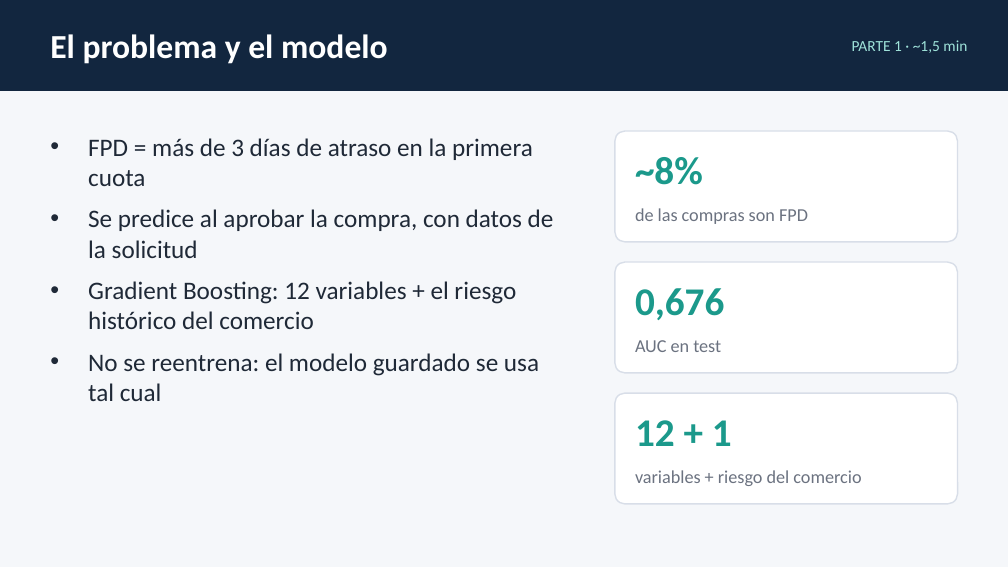
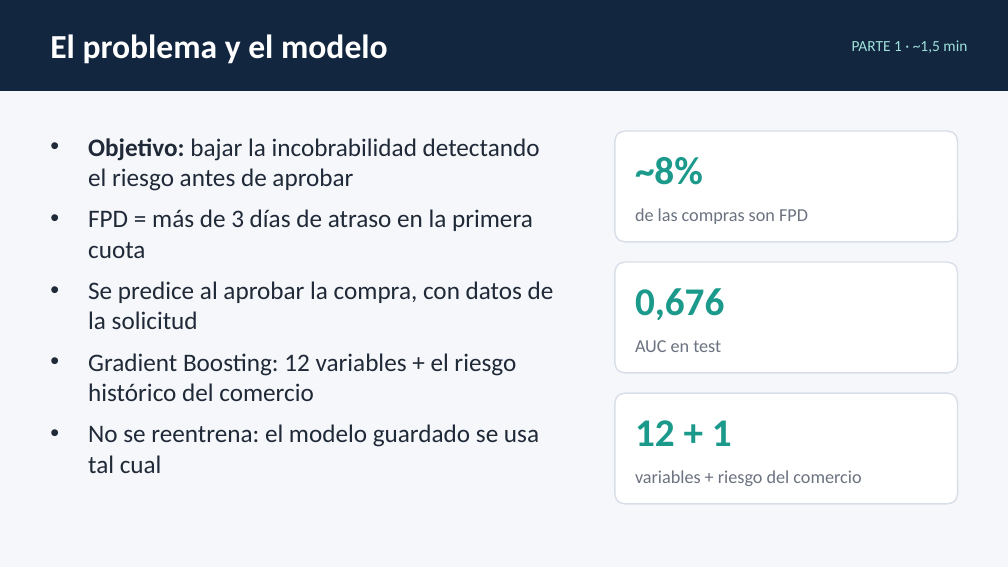
Before and after one commit to santiagobolado/cashea-fpd, a slide deck: slide 2 of docs/presentacion_cashea_fpd.pptx. Drawn at 1008x567 pixels with LibreOffice and Linux fonts; fonts in the diff are those of the drawing. Boxes give left, top, right and bottom in pixels: in the first picture for what was removed or moved away, otherwise in the second. Text is boxed around its words. In the diff, an @@ line names an element or a change of style, - is before the commit and + after.

Commit message:
README y presentación: entornos separados, aviso de PUT /politica sin login y objetivo en la slide 2
- README: la API y la interfaz se instalan en entornos separados (versiones de pandas/numpy incompatibles)
- README: PUT /politica sin autenticación como limitación; umbral menor o igual al corte medio es rechazado
- .gitignore: .venv-app/
- Presentación, slide 2: agrega el objetivo del proyecto

```diff
--- a/docs/presentacion_cashea_fpd.pptx
+++ b/docs/presentacion_cashea_fpd.pptx
@@ text at [88,138,540,191]: paragraph added @@
+• Objetivo: bajar la incobrabilidad detectando el riesgo antes de aprobar
```
Also in this commit, not shown: 2 other files.
